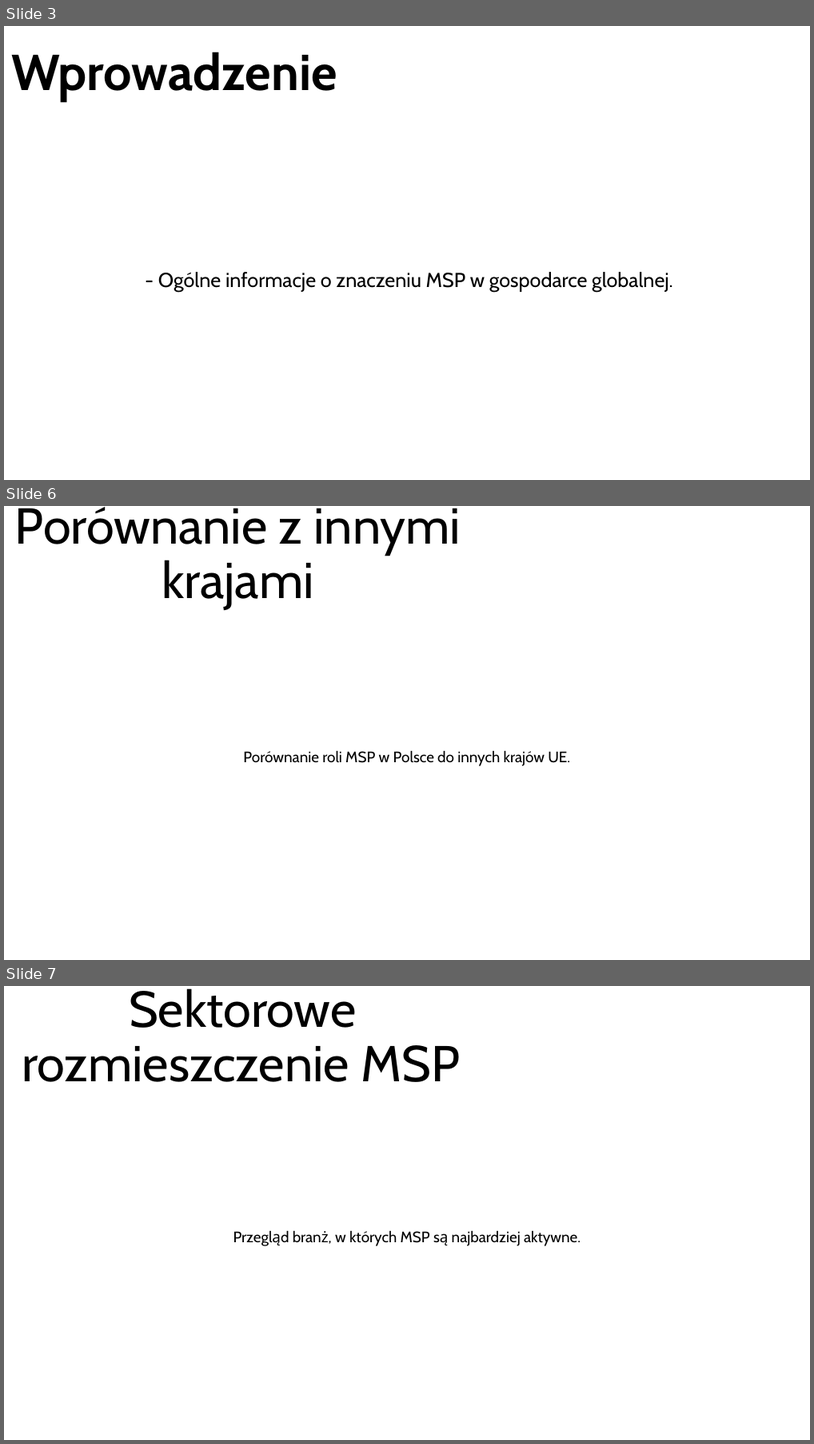
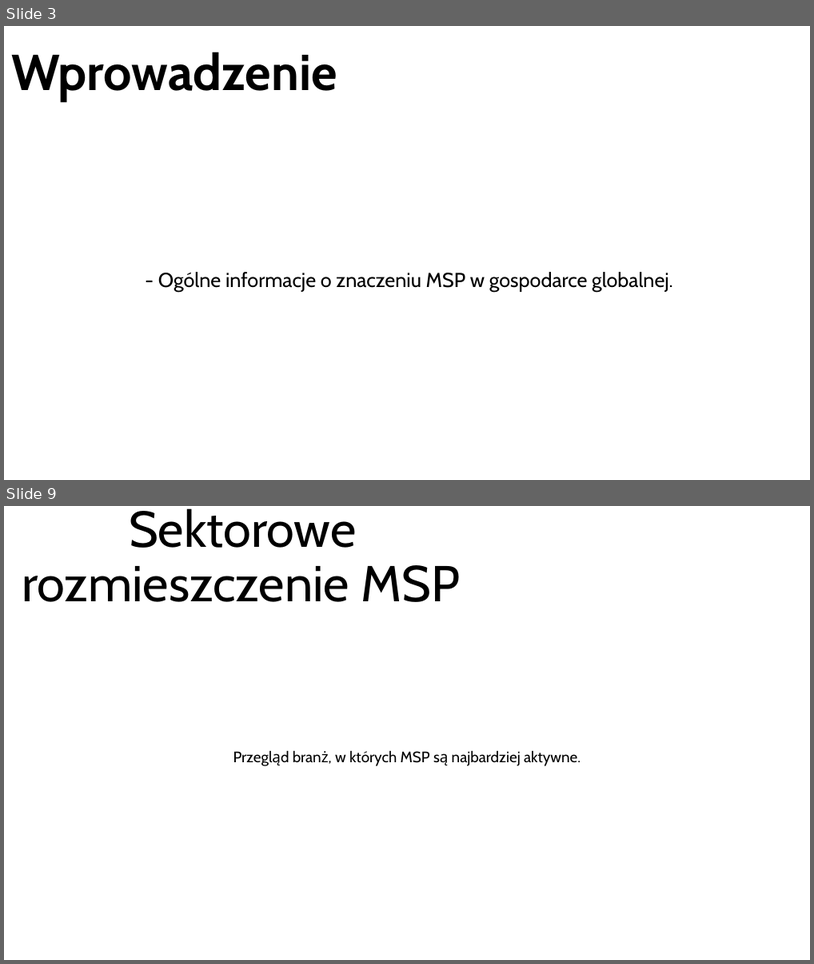
Before and after one commit to dmw-wsb/WPSG, a slide deck: WPSG_INF_K4m_Prezentacja_temat_3.pptx. Shown one above the other, each under a label of ours: slides 3, 6 and 7 before the commit, slides 3 and 9 after it; the slides between them are not shown. The pictures are 814x1444 and 814x964 pixels, drawn with LibreOffice and Linux fonts; fonts in the diff are those of the drawing. Boxes give left, top, right and bottom in pixels: in the first picture for what was removed or moved away, otherwise in the second. Text is boxed around its words. In the diff, an @@ line names an element or a change of style, - is before the commit and + after.

Commit message:
definicja MSP, statystyki w polsce i z innymi krajami

```diff
--- a/WPSG_INF_K4m_Prezentacja_temat_3.pptx
+++ b/WPSG_INF_K4m_Prezentacja_temat_3.pptx
@@ slide 6 removed at [4,506,810,960], background #FFFFFF @@
@@ title removed at [15,507,461,610] @@
-Porównanie z innymi krajami
@@ subtitle removed at [243,750,570,766] @@
-Porównanie roli MSP w Polsce do innych krajów UE.
@@ what was slide 7 is now slide 9 @@
```
Also in this commit, not shown: 5 slides added, 2 other slides removed.
